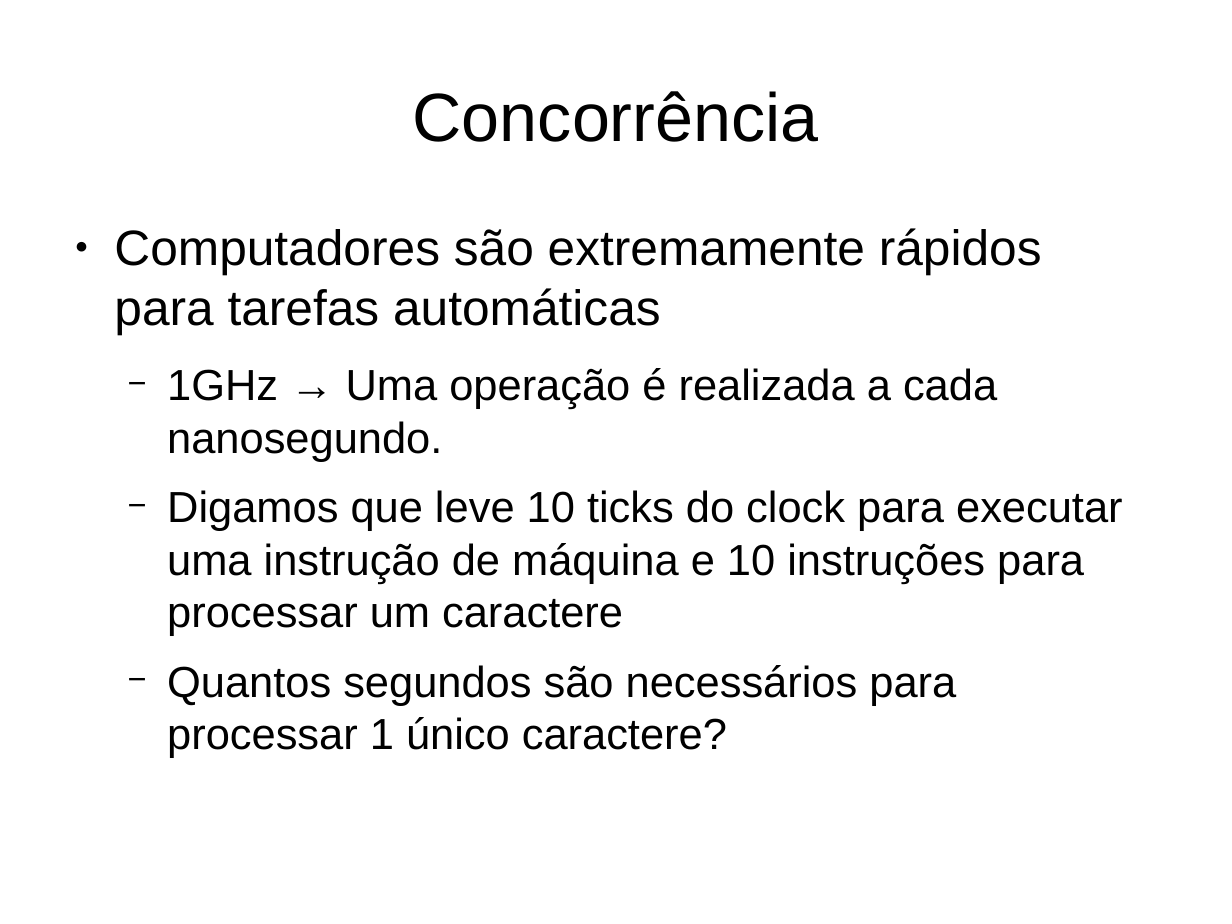
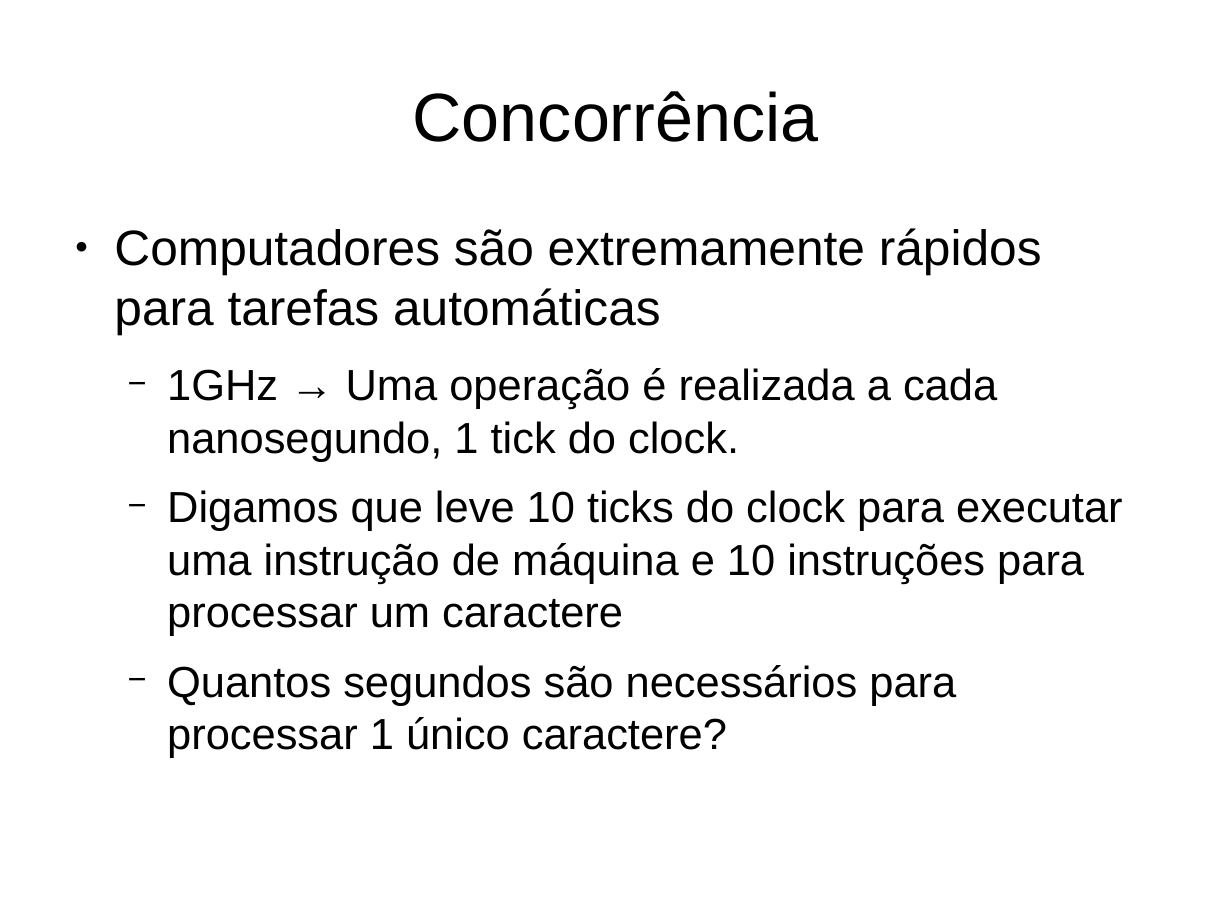
Before and after one commit to jeffersoncarvalho/DSC-2020_1, a slide deck: slide 10 of slides/ben-ari/a01.odp. Drawn at 1232x924 pixels with LibreOffice and Linux fonts; fonts in the diff are those of the drawing. Boxes give left, top, right and bottom in pixels: in the first picture for what was removed or moved away, otherwise in the second. Text is boxed around its words. In the diff, an @@ line names an element or a change of style, - is before the commit and + after.

```diff
--- a/slides/ben-ari/a01.odp
+++ b/slides/ben-ari/a01.odp
@@ text at bbox=[167, 368, 997, 462]: text changed @@
-  − 1GHz → Uma operação é realizada a cada nanosegundo.
+  − 1GHz → Uma operação é realizada a cada nanosegundo, 1 tick do clock.
```
Also in this commit, not shown: 2 other files.
